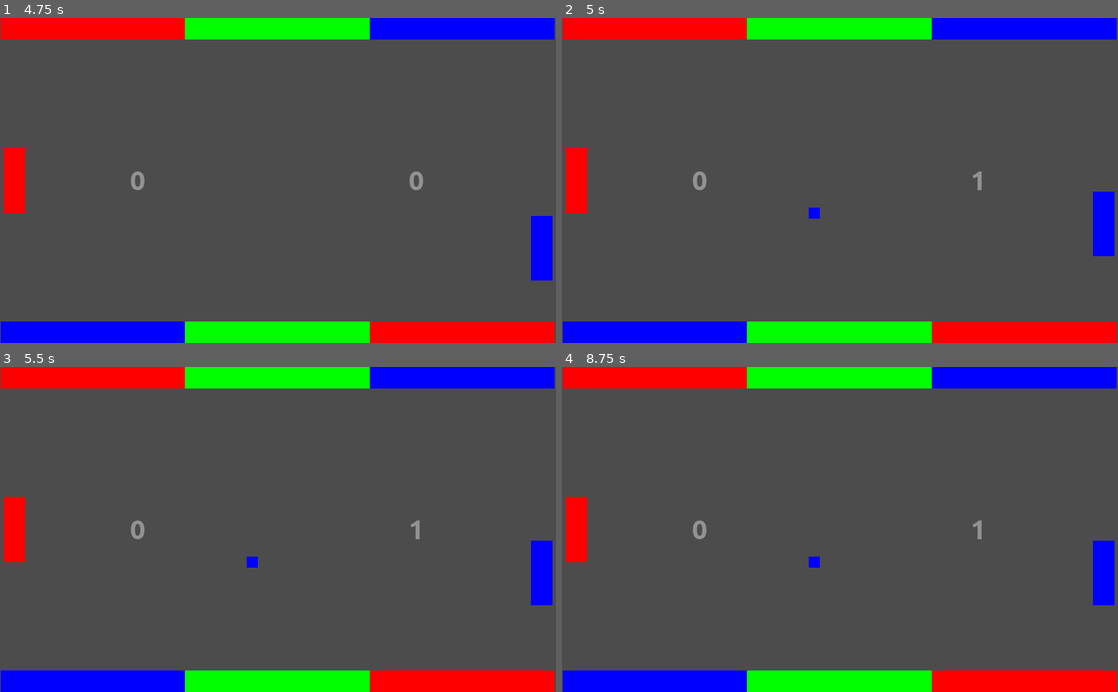
Above: before the commit, frames 1-4 (two rows, left to right).
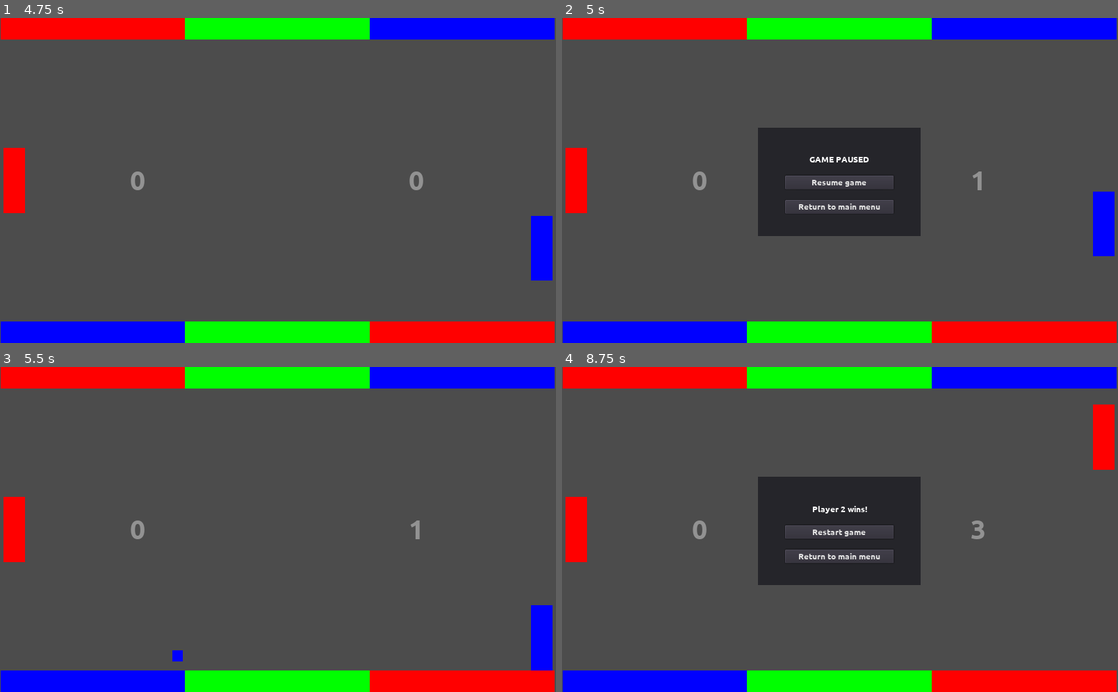
Above: after the commit, the same moments.

Repository: moisesjbc/1-retogamedev
Game: Godot game, scene res://menus/main_menu/main_menu.tscn
Same seed, same stepped clock (60 frames per second), same inputs: the game is played once before the commit and once after it.
Inputs (mouse positions are in pixels of both pictures, inside the frame that each line leads up to):
- Up to frame 1 (4.75 s): click "Start game (1 player)" at 0.5 s
- Up to frame 2 (5 s): tap Escape (ui_pause) at 4.9 s
- Up to frame 3 (5.5 s): click (278, 532) at 5 s, where only the run after the commit has a clickable "Resume game"
- Up to frame 4 (8.75 s): no input

Frame 1 is identical in both runs. In frame 2, 8.4% of the frame differs, in the area x 35-65%, y 33-68%; in frame 3, 1.7%; in frame 4, 10%, in the area x 35-100%, y 11-74%.

Commit message:
Fixed pause menu not visible when pausing

Diff:
--- a/godot-project/menus/pause_menu/pause_menu.gd
+++ b/godot-project/menus/pause_menu/pause_menu.gd
@@ -7,7 +7,7 @@
 
 func pause_game():
 	get_tree().paused = not get_tree().paused
-	#visible = true
+	visible = true
 
 func unpause_game():
 	get_tree().paused = false
